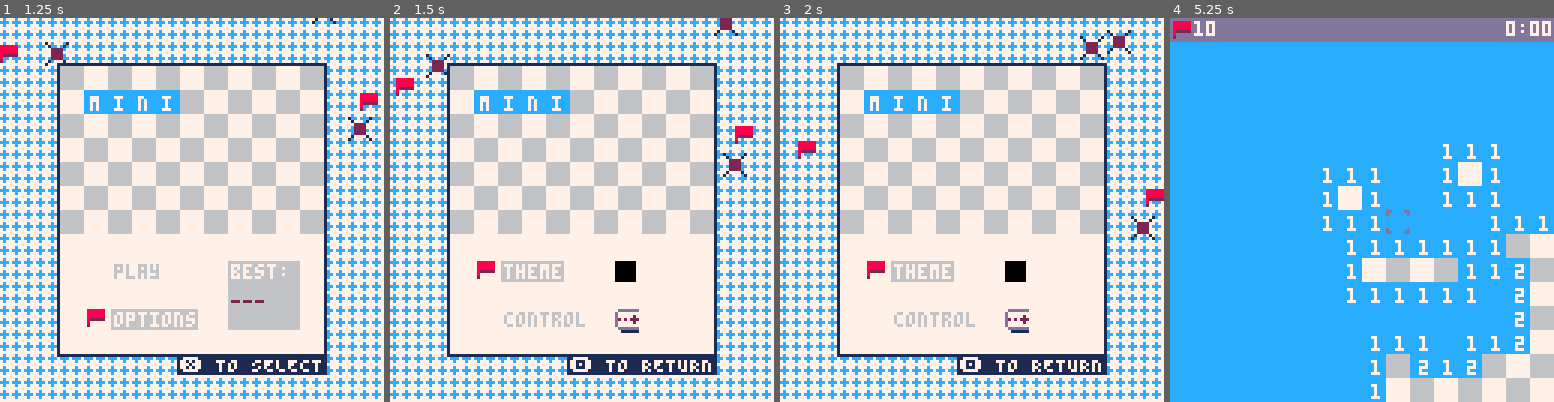
Above: before the commit, frames 1-4 (left to right).
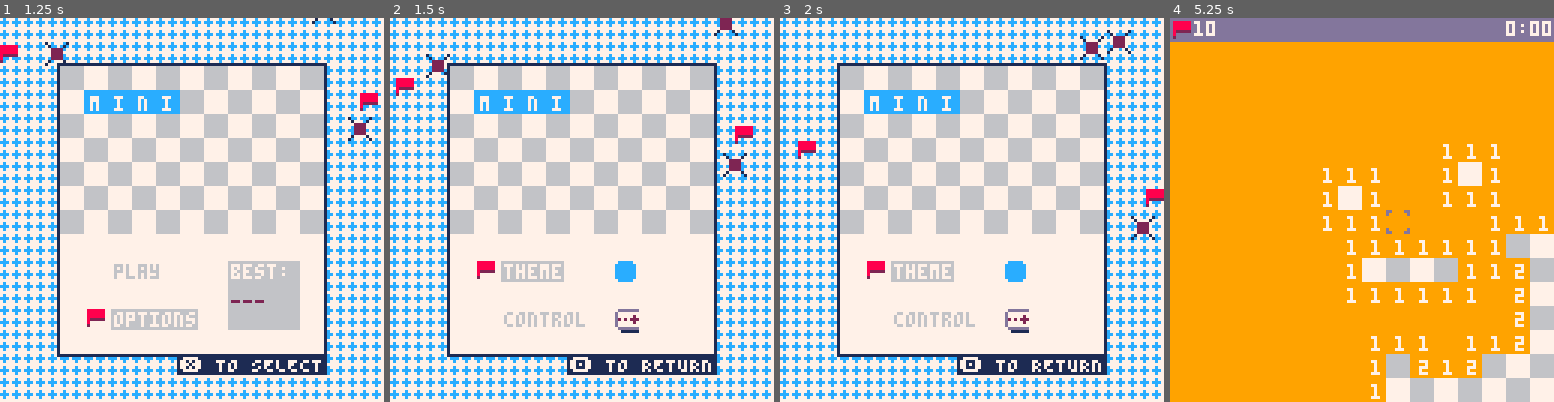
Above: after the commit, the same moments.

Repository: wsasaki01/mini-mines
Game: PICO-8 cartridge mini-mines.p8
The game is run twice, just before and just after one commit, with the same random seed, the same clock (stepped at 60 frames per second) and the same inputs.
Inputs (mouse positions are in pixels of both pictures, inside the frame that each line leads up to):
- Up to frame 1 (1.25 s): tap O (Z key) at 0.33, 1.07 s; click (241, 121) at 0.67 s; tap Down at 0.7 s; click (307, 267) at 1.22 s
- Up to frame 2 (1.5 s): tap X (X key) at 1.43 s
- Up to frame 3 (2 s): click (849, 114) at 1.77 s; hold Up from 1.97 s (still down)
- Up to frame 4 (5.25 s): tap X (X key) every 0.75 s from 2.07 to 5.07 s; tap O (Z key) at 2.22, 3.72, 5.22 s; click (1300, 259) at 2.32 s; release Up at 2.63 s; hold Right 2.68-3.02 s; click (1365, 106) at 2.87 s; hold Down 3.07-3.73 s; click (1427, 256) at 3.42 s; hold Left 3.78-4.12 s; click (1492, 102) at 3.97 s; hold Up 4.17-4.5 s; click (1254, 248) at 4.52 s; hold Left 4.55-5.05 s; click (1315, 94) at 5.07 s; hold Right from 5.1 s (still down)

Frame 1 is identical in both runs. In frame 2, 0.3% of the frame differs, in the area x 58-65%, y 63-69%; in frame 3, 0.3%; in frame 4, 82%, in the area x 0-100%, y 6-100%.

Commit message:
Select colour theme from options

Diff:
--- a/main.lua
+++ b/main.lua
@@ -49,6 +49,9 @@
     themes = {
         -- blue (white)
         {12, 7},
+
+        -- orange (white)
+        {9, 7}
     }
 end
 
@@ -353,6 +356,11 @@
             -- x to select option
             if btnp(5) then
                 if menu_y == 80 then
+                    if theme_select != #themes then
+                        theme_select += 1
+                    else
+                        theme_select = 1
+                    end
                 end
             -- o to return to menu
             elseif btnp(4) then
@@ -377,6 +385,7 @@
                 menu_y = false
             end
 
+            --[[
             -- if left clicking
             if stat(34) == 1 then
                 menu = false
@@ -392,6 +401,7 @@
                     option = true
                 end
             end
+            --]]
         end
     end
 end
@@ -528,17 +538,14 @@
             print("control", 38, 98, 6)
         end
 
-        rectfill(75, 81, 81, 87, 0)
+        -- theme preview
+        rectfill(75, 81, 81, 87, themes[theme_select][1])
+        pset(75, 81, themes[theme_select][2])
+        pset(81, 81, themes[theme_select][2])
+        pset(75, 87, themes[theme_select][2])
+        pset(81, 87, themes[theme_select][2])
 
         if controller then spr(34, 75, 97) else spr(33, 75, 97) end
-
-        -- set a background for whichever option is currently selected
-        if menu_y == 80 then
-
-        elseif menu_y == 96 then
-
-        else
-        end
 
         -- if the player is hovering over an option, draw the flag next to it
         if menu_y != false then
